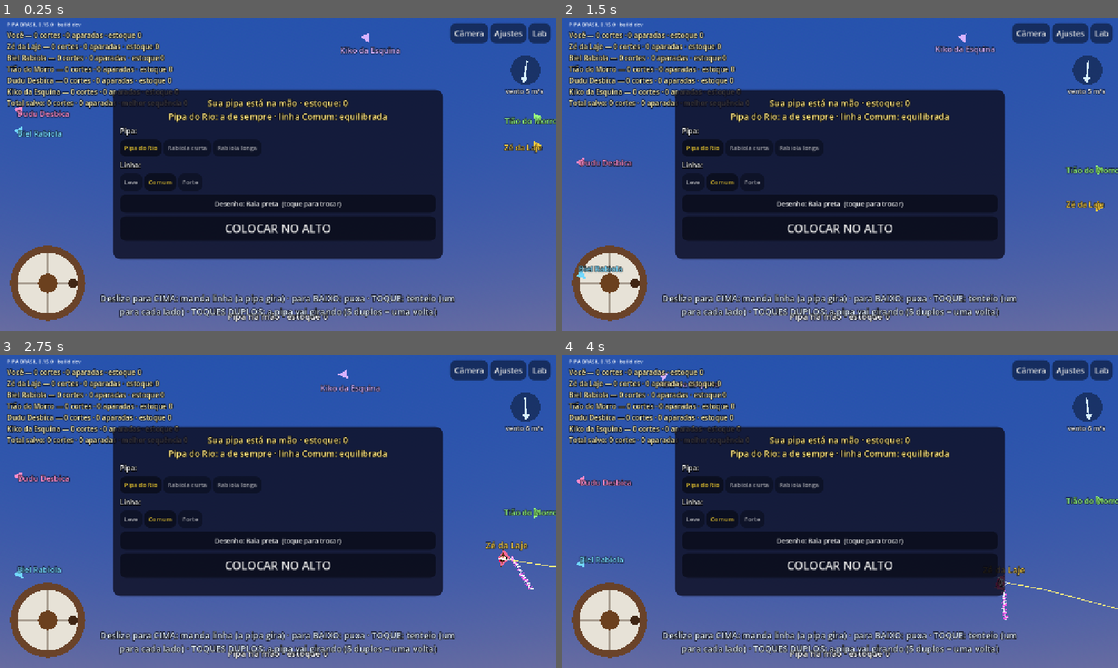
Above: before the commit, frames 1-4 (two rows, left to right).
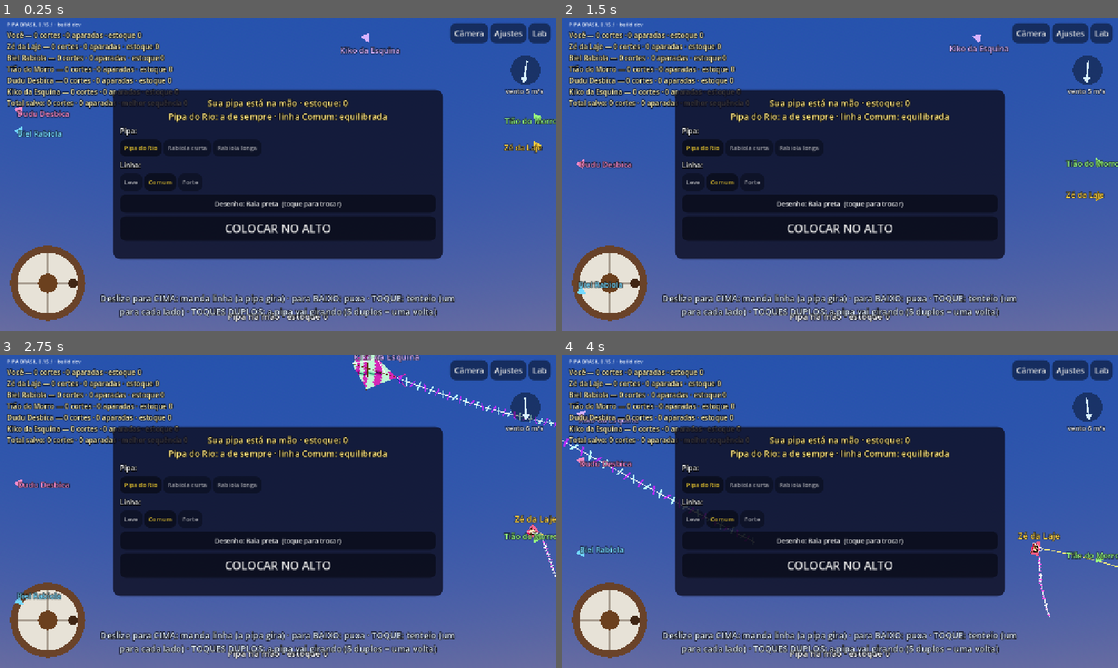
Above: after the commit, the same moments.

Repository: lucaskaeller201-ui/Pipa-Brasil
Game: Godot game, scene res://scenes/main/main.tscn
Same seed, same stepped clock (60 frames per second), same inputs: the game is played once before the commit and once after it.
Inputs (mouse positions are in pixels of both pictures, inside the frame that each line leads up to):
- Up to frame 1 (0.25 s): no input
- Up to frame 2 (1.5 s): tap Enter at 0.5 s; move the mouse to (962, 158) at 0.52 s; hold Right 0.53-1.25 s; tap Z at 0.6 s; click (962, 158) at 0.67 s; tap Space at 0.77 s; drag from (728, 190) to (812, 237) at 1.27 s
- Up to frame 3 (2.75 s): move the mouse to (333, 442) at 2.02 s; hold Right from 2.03 s (still down); tap Q at 2.1 s
- Up to frame 4 (4 s): release Right at 2.75 s; drag from (812, 574) to (673, 464) at 2.77 s; move the mouse to (1006, 558) at 3.52 s; hold A from 3.53 s (still down); tap Z at 3.6 s; tap Space at 3.77 s

The runs differ from the first frame. In frame 1, less than 0.1% of the frame differs, in the area x 2-97%, y 1-36%; in frame 2, 1.4%; in frame 3, 2.7%, in the area x 2-100%, y 0-80%; in frame 4, 2.1%.

Commit message:
0.15.1: aparo meio-termo, sair do aparo tenteando, aparar no chão, rabiola fina e comprida (D-044)
Co-Authored-By: Claude Opus 5.5 <noreply@anthropic.com>
Claude-Session: https://claude.ai/code/session_01VcBVPpGPHbKMkWY2F5CwiY

Diff:
--- a/game/match/livre.gd
+++ b/game/match/livre.gd
@@ -185,7 +185,7 @@
 		if fl.tail != null:
 			# Rabiola: o barbante fininho e as fitinhas coloridas (D-043).
 			var estilo: Dictionary = _estilo_de.get(fl, Estilos.ESTILOS[0])
-			_linhas.call("desenhar_cadeia", fl.tail.pos, Color(0.9, 0.9, 0.9), 0.003)
+			_linhas.call("desenhar_cadeia", fl.tail.pos, Color(0.9, 0.9, 0.9), 0.0008)
 			_linhas.call("desenhar_fitinhas", fl.tail.pos, estilo["fitas"], Time.get_ticks_msec() / 1000.0)
 	var eu := modo.you()
 	_tratar_acontecimentos()
--- a/game/modes/free_mode.gd
+++ b/game/modes/free_mode.gd
@@ -393,6 +393,9 @@
 					_messages.append("%s decepou a %s da avoada." % [_nome(quem), parte])
 				else:
 					_messages.append("Decepou a %s! A avoada escapou." % parte)
+		"soltou":
+			if _dono(int(e["catcher"])) == 0:
+				_messages.append("Tenteou e a avoada saiu do aparo.")
 		"aparada":
 			var quem := _dono(int(e["catcher"]))
 			if quem >= 0:
--- a/game/views/lines_view.gd
+++ b/game/views/lines_view.gd
@@ -58,7 +58,7 @@
 	return lado.normalized() * meia
 
 
-## Rabiola de fitinhas (D-043): em cada pedaço da rabiola, fitinhas curtas
+## Rabiola de fitinhas (D-043): em cada pedaço da rabiola, duas fitinhas curtas
 ## amarradas atravessadas, alternando as cores e balançando com o vento.
 func desenhar_fitinhas(pontos: PackedVector3Array, cores: Array, tempo: float) -> void:
 	if pontos.size() < 2 or cores.is_empty():
@@ -72,16 +72,16 @@
 		if dir.length_squared() < 1e-8:
 			continue
 		dir = dir.normalized()
-		for parte in 3:
-			var p := a.lerp(b, (parte + 0.5) / 3.0)
+		for parte in 2:
+			var p := a.lerp(b, (parte + 0.5) / 2.0)
 			var para_camera := camera_position - p
 			var lado := dir.cross(para_camera)
 			if lado.length_squared() < 1e-10:
 				continue
 			lado = lado.normalized()
 			var escala := maxf(1.0, min_width_per_meter * para_camera.length() / 0.025)
-			var comprimento := 0.07 * escala
-			var largura := 0.03 * escala
+			var comprimento := 0.05 * escala
+			var largura := 0.025 * escala
 			var ang := sin(tempo * 11.0 + k * 1.9) * 0.6
 			var eixo := lado * cos(ang) + dir * sin(ang)
 			var w := dir * (largura * 0.5)
--- a/project.godot
+++ b/project.godot
@@ -7,7 +7,7 @@
 
 config/name="PIPA BRASIL"
 config/description="Simulador brasileiro de pipas em 3D"
-config/version="0.15.0"
+config/version="0.15.1"
 run/main_scene="res://scenes/main/main.tscn"
 config/features=PackedStringArray("4.7", "Mobile")
 config/icon="res://icon.svg"
--- a/sim/combat/combat_system.gd
+++ b/sim/combat/combat_system.gd
@@ -29,7 +29,10 @@
 const CAPTURE_DISTANCE := 3.0  ## m da mão em que a pipa enroscada é considerada aparada
 const TANGLE_TIME := 0.25      ## s mandando linha em contato para embolar (D-029)
 const TANGLE_GAP := 0.3        ## s: encostou há menos que isso ainda conta como "em contato"
-const DECEPAR_TEMPO := 0.35   ## s seguidos puxando forte em contato para decepar (D-036)
+const DECEPAR_METROS := 3.0   ## m de linha puxada rápido em contato para decepar (D-044)
+const DECEPAR_RAPIDO := 3.5   ## m/s: com a avoada no aparo, puxar acima disso vai decepando
+const SAIR_APARO := 3.0       ## s tenteando sem parar para a avoada sair do aparo (D-044)
+const PERDIDA_CHAO := 5.0     ## s com a pipa no chão até virar perdida (a linha ainda cai)
 const CUT_RATE := 5.5          ## m/s de linha puxada acima dos quais o contato decepa
 const DECEPAR_GRACE := 4.0     ## s depois do corte em que a avoada não decepa (dá tempo de aparar)
 const LARGADA_PRESSAO := 8.0  ## N: pressão (puxada) acima do voo parado que arma a largada
@@ -52,7 +55,10 @@
 var _tangle := {}              ## (avoada, pipeiro) -> embolo em formação
 var _clock := 0.0
 var _cut_want := {}            ## avoada -> [cadeia, segmento, quem] (neste subpasso)
-var _cut_acc := {}             ## avoada -> s puxando forte em contato
+var _cut_acc := {}             ## avoada -> m puxados rápido em contato
+var _solta_acc := {}           ## avoada -> s de tenteio de quem aparou
+var _chao := {}                ## avoada -> s com a pipa no chão
+var _snag_clock := 0.0
 var _last_cut := {}            ## avoada -> instante do último decepar
 var _pending_cuts: Array = []  ## [avoada, cadeia, segmento, quem decepou]
 var _h := 0.0
@@ -120,17 +126,19 @@
 	# Puxada rápida com a avoada embolada: o embolo arrebenta.
 	for l in links:
 		var ct: Flyer = l["catcher"]
-		if not bool(l["captured"]) and ct.kite.spin_mode == KiteBody.SpinMode.SPIN_LOCK and ct.line_rate > CUT_RATE:
+		if not bool(l["captured"]) and ct.kite.spin_mode == KiteBody.SpinMode.SPIN_LOCK and ct.line_rate > DECEPAR_RAPIDO:
 			_cut_want[l["avoada"]] = [l["chain"], maxi(0, int(l["idx"]) - 1), ct]
-	# Decepar só com puxada forte SUSTENTADA (D-036), não com um tranco.
+	# Decepar (D-044): puxar devagar traz para a mão; puxar RÁPIDO e MUITOS
+	# metros (DECEPAR_METROS) arrebenta o embolo. Um tranco não decepa.
 	for av in _cut_acc.keys():
 		if not _cut_want.has(av):
-			_cut_acc[av] = float(_cut_acc[av]) - 2.0 * h
+			_cut_acc[av] = float(_cut_acc[av]) - 1.5 * h
 			if float(_cut_acc[av]) <= 0.0:
 				_cut_acc.erase(av)
 	for av in _cut_want:
-		_cut_acc[av] = float(_cut_acc.get(av, 0.0)) + h
-		if float(_cut_acc[av]) >= DECEPAR_TEMPO:
+		var quem: Flyer = (_cut_want[av] as Array)[2]
+		_cut_acc[av] = float(_cut_acc.get(av, 0.0)) + quem.line_rate * h
+		if float(_cut_acc[av]) >= DECEPAR_METROS:
 			var c: Array = _cut_want[av]
 			_pending_cuts.append([av, c[0], c[1], c[2]])
 			_cut_acc.erase(av)
@@ -265,6 +273,8 @@
 
 ## Pipa aparada (chegou na mão), pipa perdida (chão) e enroscos desfeitos.
 func check_snags(flyers: Array) -> void:
+	var dt := clampf(_clock - _snag_clock, 0.0, 0.1)
+	_snag_clock = _clock
 	for l in links.duplicate():
 		var av: Flyer = l["avoada"]
 		var ct: Flyer = l["catcher"]
@@ -276,6 +286,18 @@
 			ct.holding = maxi(0, ct.holding - 1)
 			continue
 		if bool(l["captured"]):
+			continue
+		# Sair do aparo (D-044): tenteando sem parar uns 3 s, o embolo solta.
+		if ct.tenteio_age < 0.6:
+			_solta_acc[av] = float(_solta_acc.get(av, 0.0)) + dt
+		else:
+			_solta_acc[av] = maxf(0.0, float(_solta_acc.get(av, 0.0)) - 0.5 * dt)
+		if float(_solta_acc[av]) >= SAIR_APARO:
+			links.erase(l)
+			av.caught_by = null
+			_solta_acc.erase(av)
+			_cut_acc.erase(av)
+			events.append({"type": "soltou", "flyer": av.id, "catcher": ct.id})
 			continue
 		var loc := cchain.locate_material(float(l["m"]))
 		var p := cchain.pos[int(loc.x)].lerp(cchain.pos[int(loc.x) + 1], loc.y)
@@ -296,9 +318,14 @@
 			(l["catcher"] as Flyer).holding += 1
 	for f in flyers:
 		var fl: Flyer = f
+		# Pipa no chão ainda pode ser aparada enquanto a linha e a rabiola
+		# caem (D-044); só depois de um tempo no chão vira perdida.
 		if fl.cut and fl.caught_by == null and not fl.lost and fl.kite_on_ground:
-			fl.lost = true
-			events.append({"type": "perdida", "flyer": fl.id})
+			_chao[fl] = float(_chao.get(fl, 0.0)) + dt
+			if float(_chao[fl]) >= PERDIDA_CHAO:
+				fl.lost = true
+				_chao.erase(fl)
+				events.append({"type": "perdida", "flyer": fl.id})
 
 
 ## Verifica rupturas. Chamar uma vez por subpasso, depois de `solve`.
@@ -362,6 +389,8 @@
 ## Esquece enroscos que envolvem um pipeiro que saiu do mundo.
 func forget(f: Flyer) -> void:
 	_cut_acc.erase(f)
+	_solta_acc.erase(f)
+	_chao.erase(f)
 	_last_cut.erase(f)
 	for e in engagements.duplicate():
 		if e["a"] == f or e["b"] == f:
--- a/sim/kite/kite_definition.gd
+++ b/sim/kite/kite_definition.gd
@@ -153,6 +153,12 @@
 	d.spin_return = 4.0
 	d.flex_reference_tension = 2.5  # relaxa mais fácil ao descarregar: gira o tempo todo
 	d.tail_enabled = true
+	# Rabiola de verdade (D-044): comprida, fina e leve (mais fina e mais leve
+	# que a linha de cortar por metro de arrasto), balança bastante.
+	d.tail_length = 4.5
+	d.tail_mass = 0.007
+	d.tail_segments = 22
+	d.tail_width = 0.012
 	return d
 
 
--- a/tests/scenarios/test_manda_busca.gd
+++ b/tests/scenarios/test_manda_busca.gd
@@ -129,7 +129,7 @@
 	w.step(DT)
 	var no_tranco := _eventos_do_tipo(w.combat.take_events(), "decepou").size()
 	assert_eq(no_tranco, 0, "um tranco curto não decepa")
-	for i in roundi(0.4 / DT):
+	for i in roundi(1.0 / DT):
 		w.step(DT)
 	a.input.clear()
 	var eventos := _eventos_do_tipo(w.combat.take_events(), "decepou")
@@ -206,3 +206,41 @@
 func _rodar_seg(w: SimWorld, s: float) -> void:
 	for i in roundi(s / DT):
 		w.step(DT)
+
+
+## D-044: puxando num ritmo normal (3 m/s) a aparada vem, não decepa.
+func test_puxar_normal_nao_decepa() -> void:
+	var w := _montagem()
+	var a: Flyer = w.flyers[0]
+	var b: Flyer = w.flyers[1]
+	assert_true(_embolar(w))
+	while b.cut_age < KiteCombatSystem.DECEPAR_GRACE + 0.1:
+		w.step(DT)
+	a.input.haul_speed = 3.0
+	for i in roundi(2.0 / DT):
+		w.step(DT)
+	a.input.clear()
+	var eventos := _eventos_do_tipo(w.combat.take_events(), "decepou")
+	assert_eq(eventos.size(), 0, "puxar normal não decepa")
+	assert_true(b.caught_by == a or b.captured, "a avoada continua no aparo")
+
+
+## D-044: tenteando sem parar uns 3 s, a avoada sai do aparo.
+func test_tentear_sai_do_aparo() -> void:
+	var w := _montagem()
+	var a: Flyer = w.flyers[0]
+	var b: Flyer = w.flyers[1]
+	assert_true(_embolar(w))
+	var soltou := -1.0
+	var t0 := w.time
+	for k in 20:
+		a.input.kick_side = 1.0 if k % 2 == 0 else -1.0
+		a.pilot.trigger(Pilot.Impulse.DESBICAR_LADO, w.time)
+		for i in roundi(0.3 / DT):
+			w.step(DT)
+		if b.caught_by == null and not b.captured:
+			soltou = w.time - t0
+			break
+	print("      [sair do aparo] soltou depois de %.1f s tenteando" % soltou)
+	assert_true(soltou >= 2.5 and soltou <= 4.5, "sai do aparo tenteando uns 3 s (%.1f s)" % soltou)
+	assert_eq(_eventos_do_tipo(w.combat.take_events(), "soltou").size(), 1)
--- a/tests/unit/test_estilos.gd
+++ b/tests/unit/test_estilos.gd
@@ -35,5 +35,5 @@
 	var im: ImmediateMesh = l.mesh
 	assert_eq(im.get_surface_count(), 1)
 	var vertices: PackedVector3Array = im.surface_get_arrays(0)[Mesh.ARRAY_VERTEX]
-	assert_eq(vertices.size(), 10 * 3 * 6, "três fitinhas por pedaço da rabiola")
+	assert_eq(vertices.size(), 10 * 2 * 6, "duas fitinhas por pedaço da rabiola")
 	l.free()
Not shown, changed: export_presets.cfg
Not shown, changed: docs/changelog.md
Not shown, changed: docs/decisoes.md
Not shown, changed: docs/progresso.md
